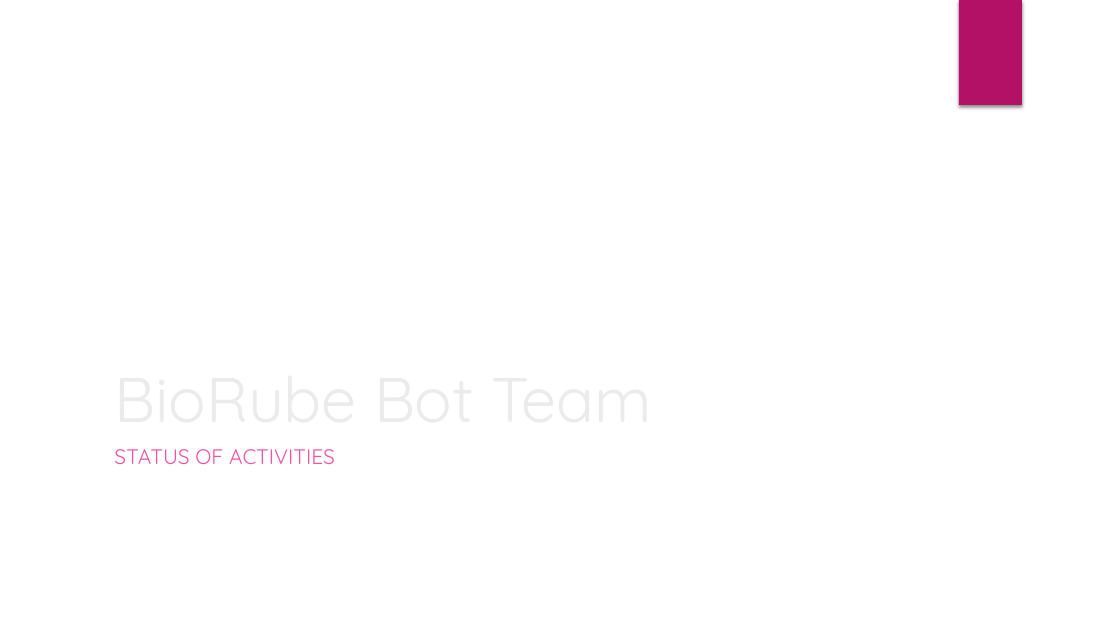
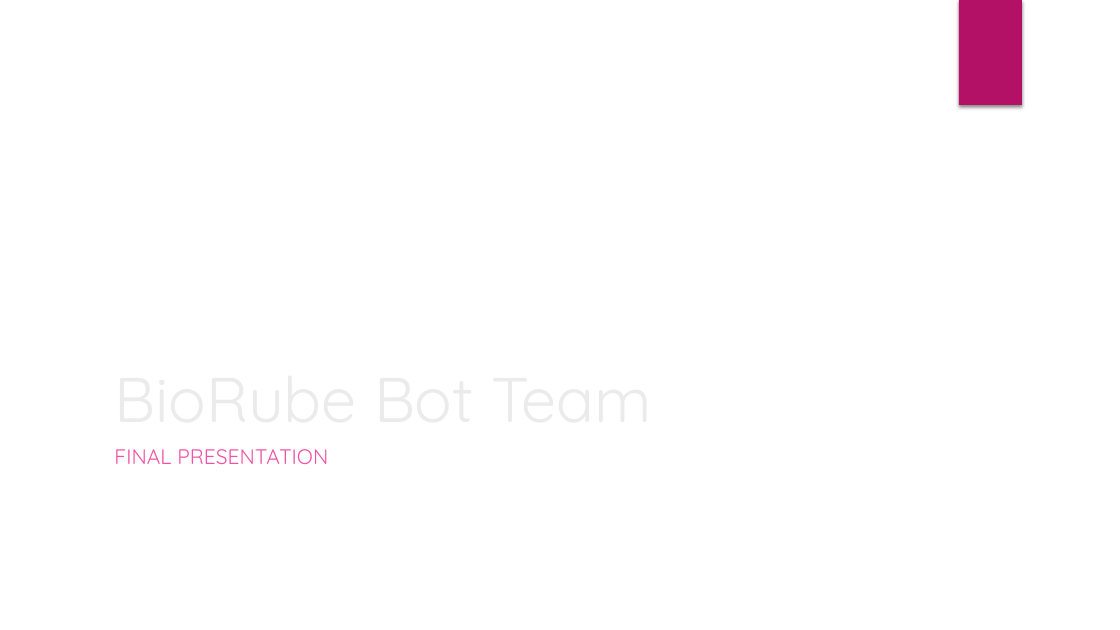
Before and after one commit to BioRubeBotProject/biorubebot-dev, a slide deck: slide 1 of Documents/Fall2021/BioRube_FinalPresentation.pptx. Drawn at 1120x630 pixels with LibreOffice and Linux fonts; fonts in the diff are those of the drawing; background and template pictures are left out. Boxes give left, top, right and bottom in pixels: in the first picture for what was removed or moved away, otherwise in the second. Text is boxed around its words. In the diff, an @@ line names an element or a change of style, - is before the commit and + after.

```diff
--- a/Documents/Fall2021/BioRube_FinalPresentation.pptx
+++ b/Documents/Fall2021/BioRube_FinalPresentation.pptx
@@ subtitle at <box>114,449,328,464</box>: text changed @@
-STATUS OF ACTIVITIES
+FINAL PRESENTATION
```
Also in this commit, not shown: 3 other slides changed.
